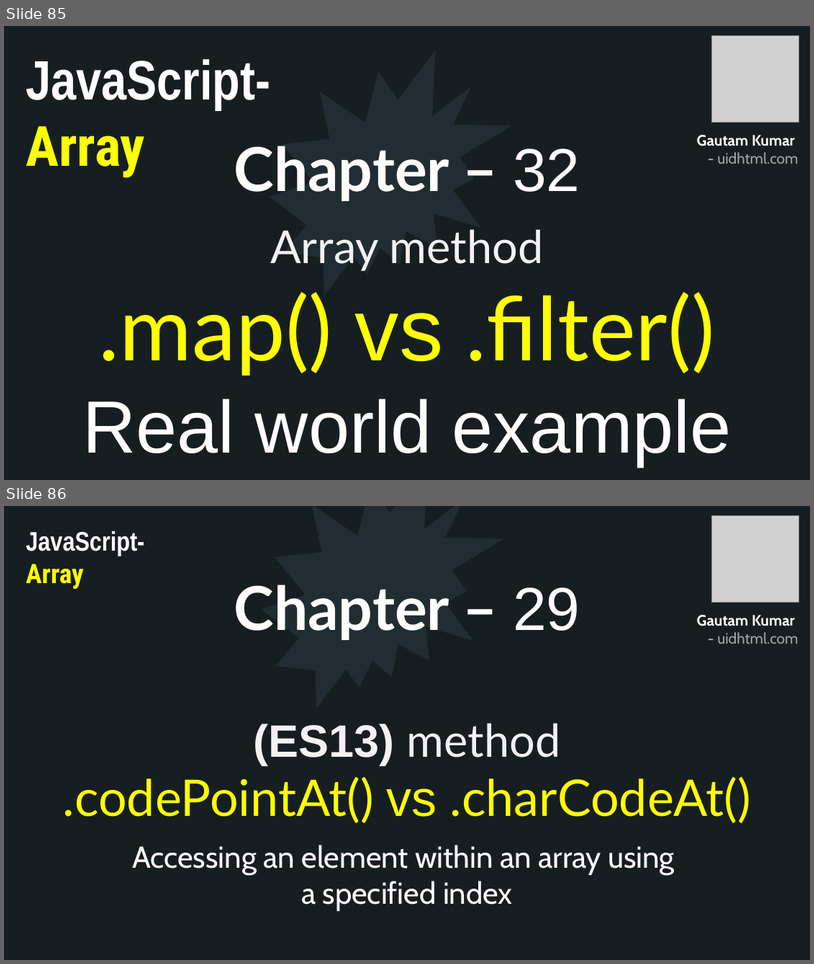
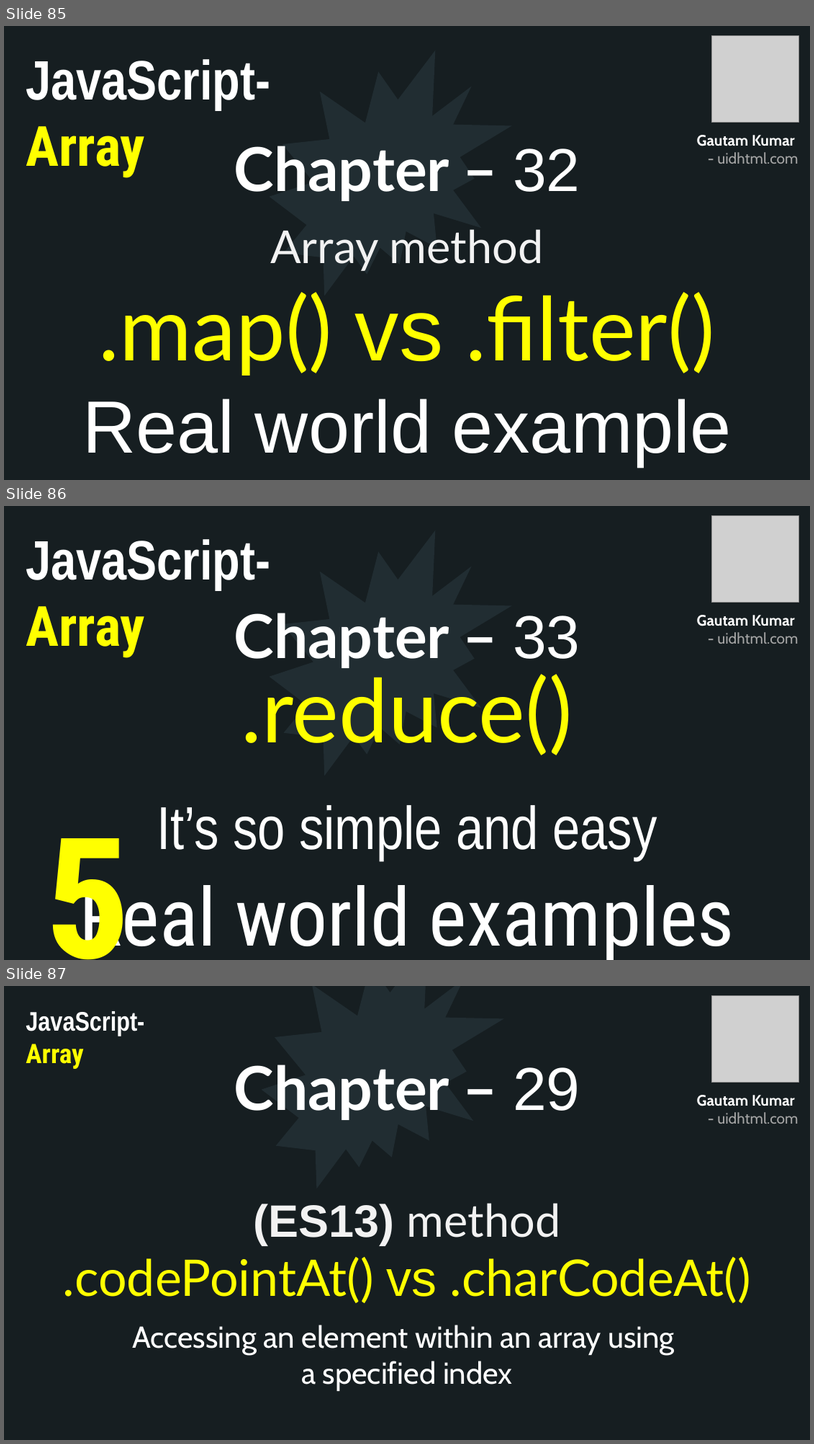
Before and after one commit to uidhtml/javascript-tutorials, a slide deck: Javascript Tutorials.pptx. Shown one above the other, each under a label of ours: slides 85 and 86 before the commit, slides 85, 86 and 87 after it. The pictures are 814x964 and 814x1444 pixels, drawn with LibreOffice and Linux fonts; fonts in the diff are those of the drawing; grey boxes stand for pictures. Boxes give left, top, right and bottom in pixels: in the first picture for what was removed or moved away, otherwise in the second. Text is boxed around its words. In the diff, an @@ line names an element or a change of style, - is before the commit and + after.

Commit message:
Added chapter till 33

```diff
--- a/Javascript Tutorials.pptx
+++ b/Javascript Tutorials.pptx
@@ slide 86 added at bbox=[4, 506, 810, 960], background #2C3C43; not listed: 10 template elements that a slide beside it also shows @@
@@ rectangle added at bbox=[4, 506, 810, 960], fill #161E22 @@
@@ picture added at bbox=[712, 515, 800, 602] @@
@@ text added at bbox=[26, 539, 270, 658], 66 pt, text #FFFFFF, bold @@
+JavaScript- Array
@@ irregular seal added at bbox=[270, 530, 512, 775], fill #212D32 @@
@@ title added at bbox=[234, 613, 580, 668], 72 pt, text #FFFFFF, bold @@
+Chapter – 33
@@ text added at bbox=[697, 615, 798, 644], 18 pt, text #A6A6A6, bold @@
+Gautam Kumar
+- uidhtml.com
@@ text added at bbox=[79, 666, 735, 960], 72 pt, text #FFFFFF @@
+.reduce()
+It’s so simple and easy
+Real world examples
@@ text added at bbox=[45, 838, 130, 960], 200 pt, text #FFFF00, bold @@
+5
@@ what was slide 86 is now slide 87 @@
```
Also in this commit, not shown: 12 other files.
